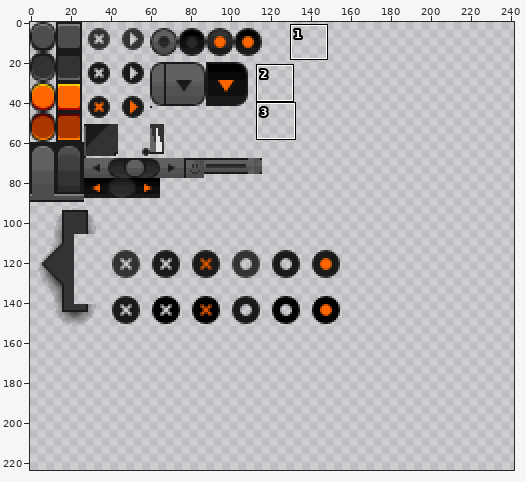
Two versions of one sprite sheet, resources/gui_resources.png. The picture above shows the old version from afar; the outline marks the close-up.
Close-up. As it was:
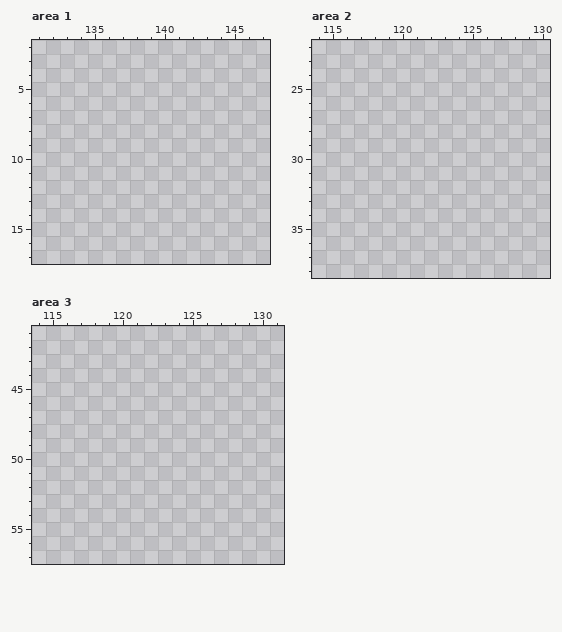
The file is 256x256 pixels. Pixels under 10% opacity are left out. Colours within 5 levels of each other are drawn and written as one. Shown: area 1: x 131..147, y 2..17; area 2: x 114..130, y 22..38; area 3: x 114..131, y 41..57. The wide view leaves out empty margins. The commit also changed other parts of the picture, which this record leaves out.
Once edited:
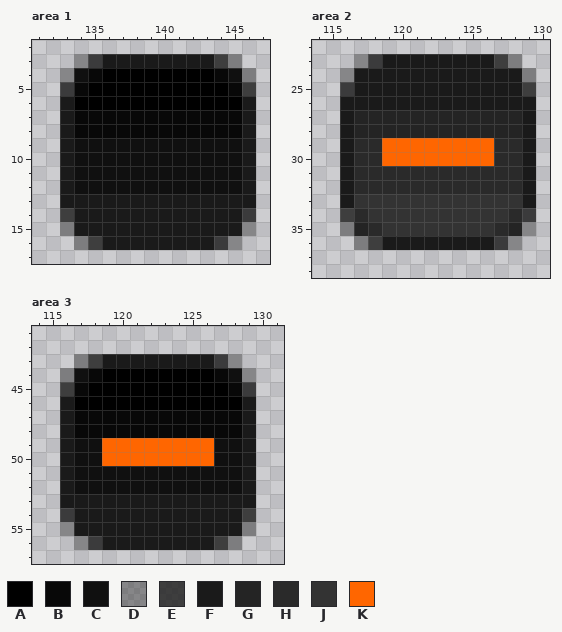
Palette (. is transparent): A #000000  B #080808  C #101010  D #19191965  E #1a1a1acc  F #1a1a1a  G #242424  H #2a2a2a  J #333333  K #ff6600
The edit:
Changed rows in their new state; - is an unchanged pixel.
Area 1:
first column x 133:
 3 -DEFFFFFFFFED-
 4 DCBAAAAAAAABCD
 5 EBAAAAAAAAAABE
 6 FAAAAAAAAAAAAF
 7 FBBBBBBBBBBBBF
 8 FBBBBBBBBBBBBF
 9 FCCCCCCCCCCCCF
10 FCCCCCCCCCCCCF
11 FCCCCCCCCCCCCF
12 FCCCCCCCCCCCCF
13 FFFFFFFFFFFFFF
14 EFFFFFFFFFFFFE
15 DFFFFFFFFFFFFD
16 -DEFFFFFFFFED-
Area 2:
first column x 116:
23 -DEFFFFFFFFED-
24 DFFFFFFFFFFFFD
25 EFFFFFFFFFFFFE
26 FFFFFFFFFFFFFF
27 FGGGGGGGGGGGGF
28 FGGGGGGGGGGGGF
29 FHHKKKKKKKKHHF
30 FHHKKKKKKKKHHF
31 FHHHHHHHHHHHHF
32 FHHHHHHHHHHHHF
33 FJJJJJJJJJJJJF
34 EHJJJJJJJJJJHE
35 DGHJJJJJJJJHGD
36 -DEFFFFFFFFED-
Area 3:
first column x 116:
43 -DEFFFFFFFFED-
44 DCBAAAAAAAABCD
45 EBAAAAAAAAAABE
46 FAAAAAAAAAAAAF
47 FBBBBBBBBBBBBF
48 FBBBBBBBBBBBBF
49 FCCKKKKKKKKCCF
50 FCCKKKKKKKKCCF
51 FCCCCCCCCCCCCF
52 FCCCCCCCCCCCCF
53 FFFFFFFFFFFFFF
54 EFFFFFFFFFFFFE
55 DFFFFFFFFFFFFD
56 -DEFFFFFFFFED-
Pixel boxes of the changes (left, top, right, bottom) in both close-ups:
added: (60, 54, 256, 250)
added: (340, 54, 536, 250)
added: (60, 354, 256, 550)
